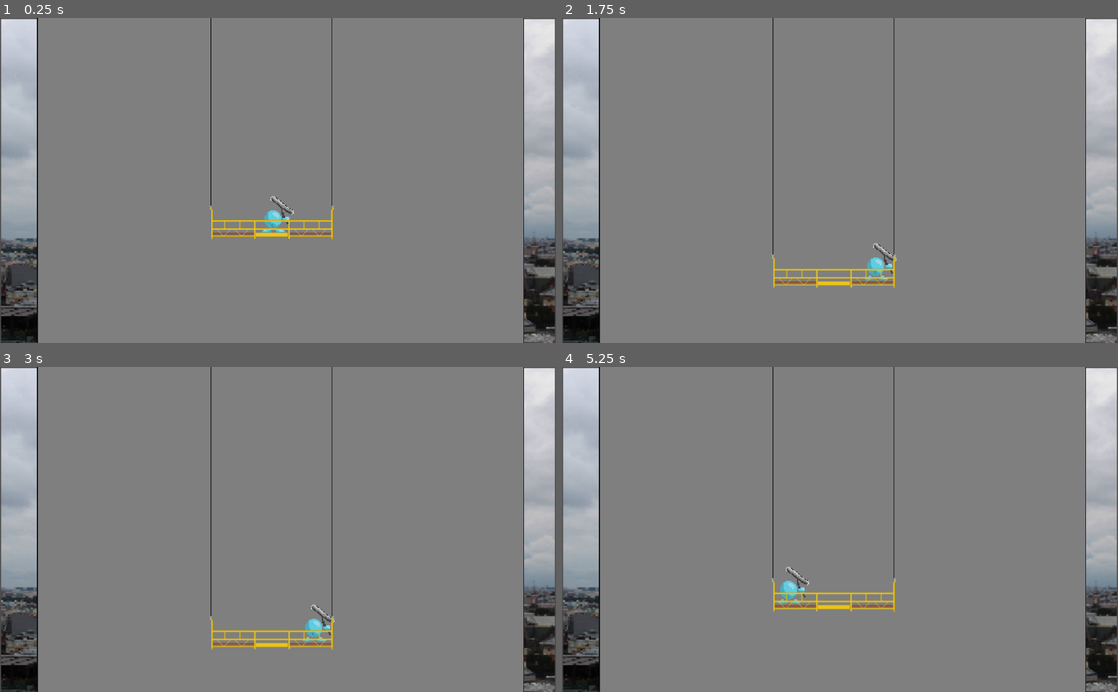
Above: before the commit, frames 1-4 (two rows, left to right).
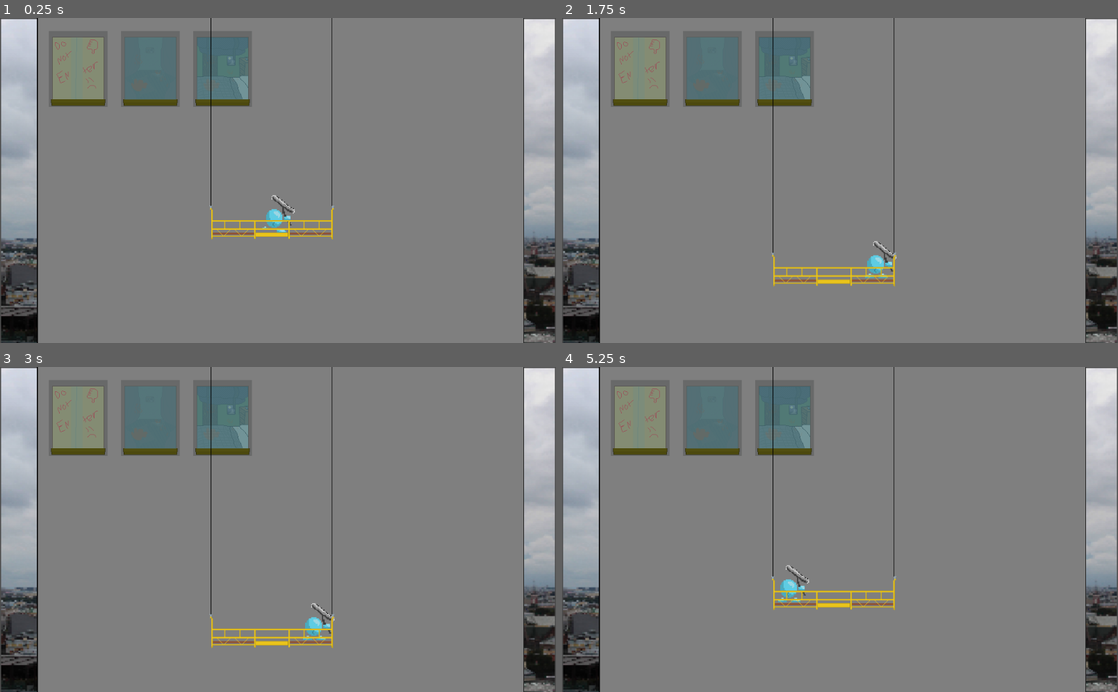
Above: after the commit, the same moments.

Repository: mbowerman828/Game-Jam-1
Game: Godot game, scene res://Scenes/Test.tscn
Same seed, same stepped clock (60 frames per second), same inputs: the game is played once before the commit and once after it.
Inputs:
- Up to frame 1 (0.25 s): no input
- Up to frame 2 (1.75 s): tap Enter at 0.5 s; hold D (Move_Character_Right) 0.53-1.28 s; tap Space (Wipe, bound only after the commit) at 0.6, 1.55 s; tap Q (Wipe, bound only before the commit) at 0.8, 1.35 s; hold Down (Move_Lift_Down) from 1.28 s (still down)
- Up to frame 3 (3 s): release Down (Move_Lift_Down) at 2.03 s; hold D (Move_Character_Right) 2.03-2.78 s; tap Space (Wipe, bound only after the commit) at 2.1 s; tap Q (Wipe, bound only before the commit) at 2.3, 2.85 s; hold Up (Move_Lift_Up) from 2.78 s (still down)
- Up to frame 4 (5.25 s): tap Space (Wipe, bound only after the commit) at 3.05, 3.6, 4.55, 5, 5.1 s; release Up (Move_Lift_Up) at 3.53 s; hold A (Move_Character_Left) 3.53-5.03 s; tap Q (Wipe, bound only before the commit) at 3.8, 4.35 s; hold Down (Move_Lift_Down) from 5.03 s (still down)

The runs differ from the first frame. In frame 1, 4.5% of the frame differs, in the area x 9-53%, y 5-67%; in frame 2, 5.3%, in the area x 9-61%, y 5-84%; in frame 3, 5.3%; in frame 4, 5.2%.

Commit message:
Add files via upload
-Windows are added with intractability from the player
-Windows visibly show a decrease in filth level
-Fixed bug where wiper guy would leave idle animation when the crane move without personal movement

Diff:
--- a/Scenes/Player.tscn
+++ b/Scenes/Player.tscn
@@ -81,6 +81,9 @@
 "speed": 5.0
 } ]
 
+[sub_resource type="RectangleShape2D" id=19]
+extents = Vector2( 17, 21.5 )
+
 [node name="Player" type="KinematicBody2D"]
 script = ExtResource( 2 )
 
@@ -93,3 +96,12 @@
 scale = Vector2( 2.0625, 2 )
 frames = SubResource( 3 )
 animation = "WalkingLeft"
+
+[node name="WipeArea" type="Area2D" parent="."]
+collision_layer = 2
+collision_mask = 2
+
+[node name="CollisionShape2D" type="CollisionShape2D" parent="WipeArea"]
+self_modulate = Color( 1, 0, 0, 1 )
+position = Vector2( 2, -17 )
+shape = SubResource( 19 )
--- a/Scenes/Test.tscn
+++ b/Scenes/Test.tscn
@@ -1,14 +1,12 @@
-[gd_scene load_steps=5 format=2]
+[gd_scene load_steps=6 format=2]
 
 [ext_resource path="res://Scenes/Player.tscn" type="PackedScene" id=1]
 [ext_resource path="res://Scenes/Lift.tscn" type="PackedScene" id=2]
 [ext_resource path="res://Visuals/Building Wall.png" type="Texture" id=3]
 [ext_resource path="res://Visuals/Background.png" type="Texture" id=4]
+[ext_resource path="res://Scenes/Window.tscn" type="PackedScene" id=5]
 
 [node name="Test" type="Node2D"]
-
-[node name="Player" parent="." instance=ExtResource( 1 )]
-position = Vector2( 504, 371 )
 
 [node name="ParallaxBackground" type="ParallaxBackground" parent="."]
 
@@ -26,5 +24,17 @@
 scale = Vector2( 1.27415, 1.22396 )
 texture = ExtResource( 3 )
 
+[node name="Window" parent="." instance=ExtResource( 5 )]
+position = Vector2( 277, 94 )
+
+[node name="Window2" parent="." instance=ExtResource( 5 )]
+position = Vector2( 144, 94 )
+
+[node name="Window3" parent="." instance=ExtResource( 5 )]
+position = Vector2( 410, 94 )
+
+[node name="Player" parent="." instance=ExtResource( 1 )]
+position = Vector2( 504, 371 )
+
 [node name="Lift" parent="." instance=ExtResource( 2 )]
 position = Vector2( 289, -227 )
--- /dev/null
+++ b/Scenes/Window.tscn
@@ -0,0 +1,25 @@
+[gd_scene load_steps=5 format=2]
+
+[ext_resource path="res://Visuals/WindowForGameJame2.png" type="Texture" id=1]
+[ext_resource path="res://Visuals/Dirty Window.png" type="Texture" id=2]
+[ext_resource path="res://Scripts/Window.gd" type="Script" id=3]
+
+[sub_resource type="RectangleShape2D" id=1]
+extents = Vector2( 48, 57.5 )
+
+[node name="Window" type="Area2D"]
+position = Vector2( 502, 226 )
+collision_layer = 2
+collision_mask = 2
+script = ExtResource( 3 )
+
+[node name="WindowImage" type="Sprite" parent="."]
+texture = ExtResource( 1 )
+
+[node name="DirtyImage" type="Sprite" parent="."]
+scale = Vector2( 1.00926, 1.00714 )
+texture = ExtResource( 2 )
+
+[node name="WindowHitbox" type="CollisionShape2D" parent="."]
+position = Vector2( 0, -1.5 )
+shape = SubResource( 1 )
--- a/Scripts/Lift.gd
+++ b/Scripts/Lift.gd
@@ -20,30 +20,32 @@
 func get_input():
 	velocity = Vector2.ZERO
 
-
-	if Input.is_action_pressed("Move_Lift_Right"):
-		if staticHorizontalPos < maxHorizontalPosition:
-			velocity.x += speed
-			staticHorizontalPos += speed
+	if Input.is_action_just_pressed("Wipe"):
+		pass
+	else:
+		if Input.is_action_pressed("Move_Lift_Right"):
+			if staticHorizontalPos < maxHorizontalPosition:
+				velocity.x += speed
+				staticHorizontalPos += speed
 
 
 
-	if Input.is_action_pressed("Move_Lift_Left"):
-		if staticHorizontalPos > minHorizontalPosition:
-			velocity.x -= speed
-			staticHorizontalPos -= speed
+		if Input.is_action_pressed("Move_Lift_Left"):
+			if staticHorizontalPos > minHorizontalPosition:
+				velocity.x -= speed
+				staticHorizontalPos -= speed
 
-	if Input.is_action_pressed("Move_Lift_Down"):
-		if staticVerticalPos < maxVerticalPosition:
-			velocity.y += speed
-			staticVerticalPos += speed
+		if Input.is_action_pressed("Move_Lift_Down"):
+			if staticVerticalPos < maxVerticalPosition:
+				velocity.y += speed
+				staticVerticalPos += speed
 
-	if Input.is_action_pressed("Move_Lift_Up"):
-		if staticVerticalPos > minVerticalPosition:
-			velocity.y -= speed
-			staticVerticalPos -= speed
+		if Input.is_action_pressed("Move_Lift_Up"):
+			if staticVerticalPos > minVerticalPosition:
+				velocity.y -= speed
+				staticVerticalPos -= speed
 
-	#velocity = velocity.normalized() * speed
+		#velocity = velocity.normalized() * speed
 
 
 func _physics_process(delta):
--- a/Scripts/Player.gd
+++ b/Scripts/Player.gd
@@ -22,7 +22,6 @@
 
 var minVerticalPosition : float = -20000
 
-var gravityForce : int = 800
 
 var velocity : Vector2 = Vector2()
 
@@ -33,56 +32,64 @@
 
 	velocity = Vector2.ZERO
 
-	#Duplicate lift movement to player so they move together
+	if Input.is_action_just_pressed("Wipe"):
+		do_clean_attempt()
+	else:
+		#Duplicate lift movement to player so they move together
 
-	if Input.is_action_pressed("Move_Lift_Right"):
-		if staticHorizontalPos < maxHorizontalPosition:
-			velocity.x += speed
-			staticHorizontalPos += speed
+		if Input.is_action_pressed("Move_Lift_Right"):
+			if staticHorizontalPos < maxHorizontalPosition:
+				velocity.x += speed
+				staticHorizontalPos += speed
 
-	if Input.is_action_pressed("Move_Lift_Left"):
-		if staticHorizontalPos> minHorizontalPosition:
-			velocity.x -= speed
-			staticHorizontalPos -= speed
+		if Input.is_action_pressed("Move_Lift_Left"):
+			if staticHorizontalPos> minHorizontalPosition:
+				velocity.x -= speed
+				staticHorizontalPos -= speed
 
 
-	if Input.is_action_pressed("Move_Lift_Down"):
-		if staticVerticalPos < maxVerticalPosition:
-			velocity.y += speed
-			staticVerticalPos += speed
+		if Input.is_action_pressed("Move_Lift_Down"):
+			if staticVerticalPos < maxVerticalPosition:
+				velocity.y += speed
+				staticVerticalPos += speed
 
-	if Input.is_action_pressed("Move_Lift_Up"):
-		if staticVerticalPos > minVerticalPosition:
-			velocity.y -= speed
-			staticVerticalPos -= speed
+		if Input.is_action_pressed("Move_Lift_Up"):
+			if staticVerticalPos > minVerticalPosition:
+				velocity.y -= speed
+				staticVerticalPos -= speed
 
-	#velocity = velocity.normalized() * speed
+		#velocity = velocity.normalized() * speed
 
 
-	# Add player specific left-right movement to allow player to move relative to the lift
+		# Add player specific left-right movement to allow player to move relative to the lift
 
-	if Input.is_action_pressed("Move_Character_Right"):
-		if relativePos < maxRelativePos:
-			velocity.x += speed
-			relativePos += speed
-			print("RelativePos:", relativePos)
+		if Input.is_action_pressed("Move_Character_Right"):
+			$AnimatedSprite.play("WalkingRight")
+			if relativePos < maxRelativePos:
+				velocity.x += speed
+				relativePos += speed
 
 
-	if Input.is_action_pressed("Move_Character_Left"):
-		if relativePos > (maxRelativePos * -1):
-			velocity.x -= speed
-			relativePos -= speed
+		if Input.is_action_pressed("Move_Character_Left"):
+			$AnimatedSprite.play("WalkingLeft")
+			if relativePos > (maxRelativePos * -1):
+				velocity.x -= speed
+				relativePos -= speed
 
+		if Input.is_action_just_released("Move_Character_Left"):
+			$AnimatedSprite.play("Idle")
+		if Input.is_action_just_released("Move_Character_Right"):
+			$AnimatedSprite.play("Idle")
+
+
+func do_clean_attempt():
+	var overlappingArray = $WipeArea.get_overlapping_areas()
+	if overlappingArray.size() > 0:
+		overlappingArray.front().set_to_clean()
+	else:
+		print("Add failed to clean animation maybe")
 
 
 func _physics_process(delta):
 	_getInput()
 	velocity = move_and_slide(velocity, Vector2.UP)
-	if velocity.x > 0:
-			$AnimatedSprite.play("WalkingRight")
-	if velocity.x < 0:
-			$AnimatedSprite.play("WalkingLeft")
-	if velocity.x == 0:
-			$AnimatedSprite.play("Idle")
-	#gravity
-	#velocity.y += gravityForce * delta
--- /dev/null
+++ b/Scripts/Test.gd
@@ -0,0 +1,16 @@
+extends Node2D
+
+
+# Declare member variables here. Examples:
+# var a = 2
+# var b = "text"
+
+
+# Called when the node enters the scene tree for the first time.
+func _ready():
+	pass # Replace with function body.
+
+
+# Called every frame. 'delta' is the elapsed time since the previous frame.
+#func _process(delta):
+#	pass
--- /dev/null
+++ b/Scripts/Window.gd
@@ -0,0 +1,49 @@
+extends Area2D
+
+
+var cleanLevel
+
+var cleanStateimage
+
+var cleanImagesLibrary = ["res://Visuals/WindowForGameJame.png","res://Visuals/WindowForGameJame3.png","res://Visuals/WindowForGameJame2.png"]
+
+var rng = RandomNumberGenerator.new()
+
+
+# Called when the node enters the scene tree for the first time.
+func _ready():
+	#use unique gen seed for each program execution
+	rng.randomize()
+
+	#set a randomized cleanliness level and base window image
+	cleanLevel = rng.randi_range(0,3)
+	cleanStateimage = cleanImagesLibrary[rng.randi_range(0,cleanImagesLibrary.size()-1)]
+	$WindowImage.texture = load(cleanStateimage)
+
+	#set dirt image and its oppacity based on the cleanliness level
+	$DirtyImage.texture = load("res://Visuals/Dirty Window.png")
+	$DirtyImage.self_modulate.a8 = ((cleanLevel/3) * 70) + 185
+
+	# hide the filth sprite if the window is in "clean" state
+	if cleanLevel == 0:
+		$DirtyImage.hide()
+	else:
+		$DirtyImage.show()
+
+
+func set_to_clean():
+	if cleanLevel == 0:
+		print("Window already clean")
+	elif cleanLevel == 1:
+		$DirtyImage.hide()
+		cleanLevel -= 1
+	else:
+		cleanLevel -=1
+		$DirtyImage.self_modulate.a8 = ((cleanLevel/3) * 70) + 185
+		print("Add function to show cleaning action")
+
+
+
+# Called every frame. 'delta' is the elapsed time since the previous frame.
+#func _process(delta):
+#	pass
--- a/project.godot
+++ b/project.godot
@@ -58,7 +58,7 @@
 }
 Wipe={
 "deadzone": 0.5,
-"events": [ Object(InputEventKey,"resource_local_to_scene":false,"resource_name":"","device":0,"alt":false,"shift":false,"control":false,"meta":false,"command":false,"pressed":false,"scancode":0,"physical_scancode":81,"unicode":0,"echo":false,"script":null)
+"events": [ Object(InputEventKey,"resource_local_to_scene":false,"resource_name":"","device":0,"alt":false,"shift":false,"control":false,"meta":false,"command":false,"pressed":false,"scancode":0,"physical_scancode":32,"unicode":0,"echo":false,"script":null)
  ]
 }
 
Not shown: 1 places in Scenes/Player.tscn that only renumber resources
